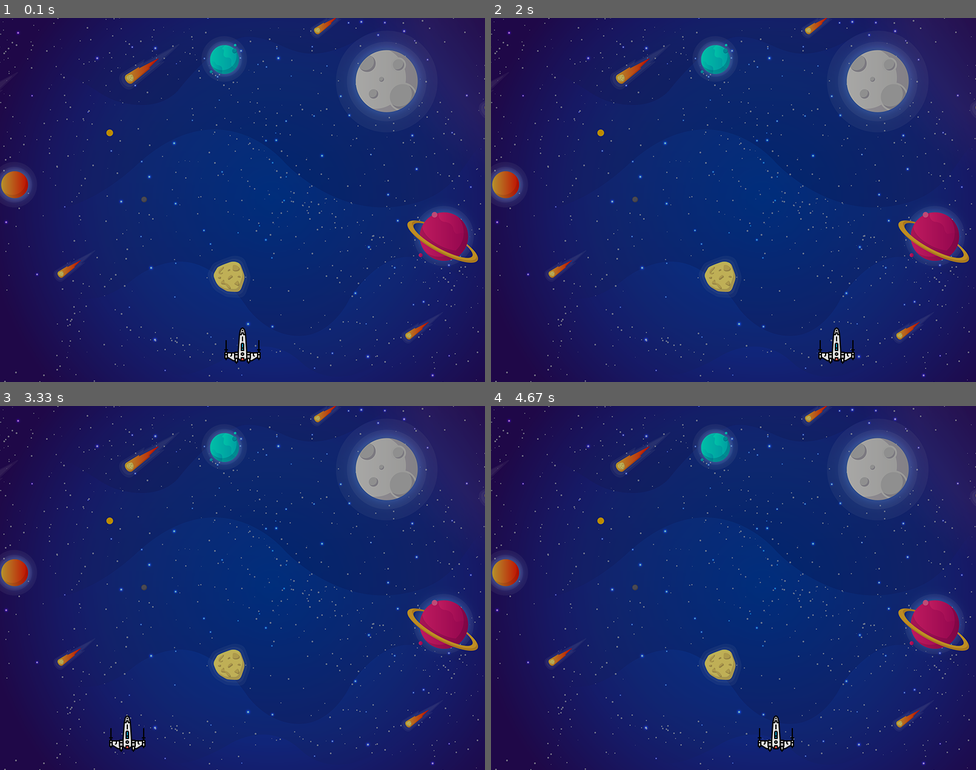
Above: before the commit, frames 1-4 (two rows, left to right).
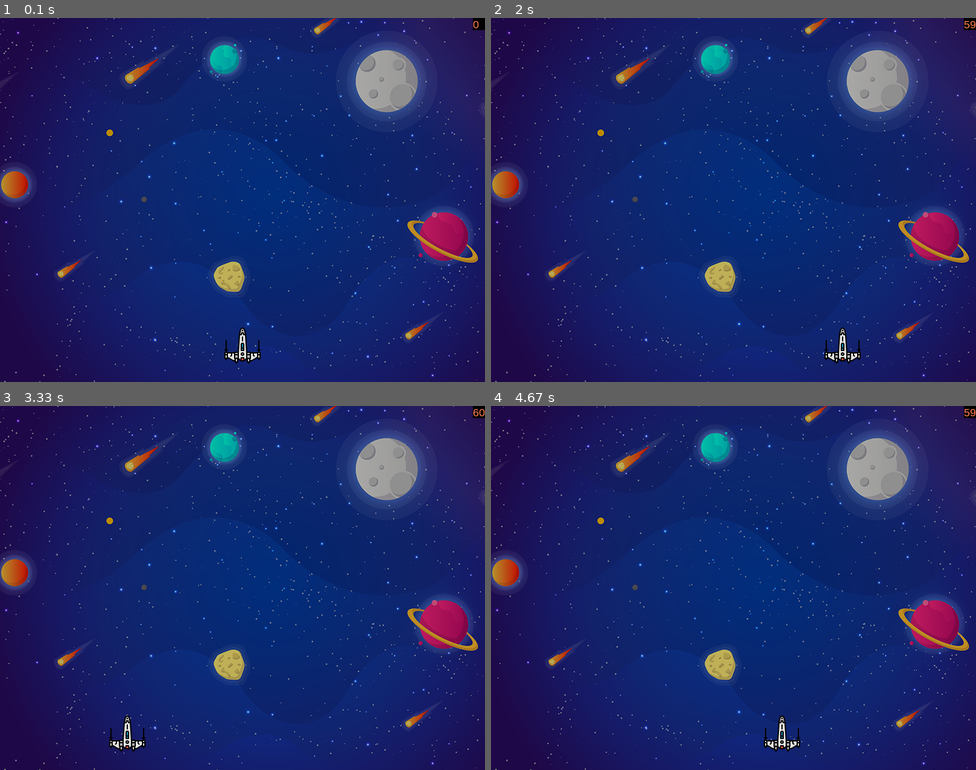
Above: after the commit, the same moments.

Repository: blamerra/pySpaceInvaders
Game: pygame game, started from main.py
The game is run twice, just before and just after one commit, with the same random seed, the same clock (stepped at 60 frames per second) and the same inputs.
Inputs:
- Up to frame 1 (0.1 s): no input
- Up to frame 2 (2 s): hold Right 0.33-0.8 s; hold Right 1.17-1.63 s; hold Left from 1.67 s (still down)
- Up to frame 3 (3.33 s): release Left at 2.2 s; hold Left 2.57-2.97 s; hold Up from 3 s (still down)
- Up to frame 4 (4.67 s): release Up at 3.37 s; hold Right 3.4-4.03 s; hold Left from 4.47 s (still down)

The runs differ from the first frame. In frame 1, less than 0.1% of the frame differs, in the area x 97-100%, y 0-4%; in frame 2, 0.5%; in frame 3, less than 0.1%; in frame 4, 0.5%, in the area x 55-100%, y 0-95%.

Commit message:
sprite refactor

Diff:
--- a/main.py
+++ b/main.py
@@ -55,6 +55,25 @@
             self.rect.y += 1
 
 
+class Fps(pygame.sprite.Sprite):
+    def __init__(self):
+        super().__init__()
+        self.image = pygame.Surface((20, 20))
+        self.rect = self.image.get_rect()
+        self.rect.center = (SCREEN_WIDTH - 10, 10)
+        self.clock = pygame.time.Clock()
+        self.font = pygame.font.SysFont("Arial", 18)
+        self.fps = None
+        self.fps_text = None
+
+    def update(self):
+        self.image.fill(pygame.Color("black"))
+
+        self.clock.tick(GAME_FPS)
+        self.fps = str(int(self.clock.get_fps()))
+        self.fps_text = self.font.render(self.fps, True, pygame.Color("coral"))
+        self.image.blit(self.fps_text, [0, 0])
+
 
 # Constants
 SCREEN_WIDTH = 800
@@ -91,22 +110,13 @@
 # pygame.mixer.music.load(SCREEN_BACKGROUND_MUSIC)
 # pygame.mixer.music.play(-1)
 
-# FPS control
-game_clock = pygame.time.Clock()
-
-
-def update_fps():
-    font = pygame.font.SysFont("Arial", 18)
-    fps = str(int(game_clock.get_fps()))
-    fps_text = font.render(fps, True, pygame.Color("coral"))
-    return fps_text
-
 
 # Sprites creation
 player = Player()
 background = Background()
+fps = Fps()
 sprites = pygame.sprite.Group()
-sprites.add(background, player)
+sprites.add(background, player, fps)
 
 # Game loop
 running = 1
@@ -118,15 +128,8 @@
             running = 0
 
     # Render Screen
-    #screen.blit(background, (0, 0))
-    # FPS
-    game_clock.tick(GAME_FPS)
-    screen.blit(update_fps(), (10, 0))
-
     sprites.update()
     sprites.draw(screen)
     pygame.display.update()
-    # TODO mirar para que sirve .flip()
-    pygame.display.flip()
 
 pygame.quit()
